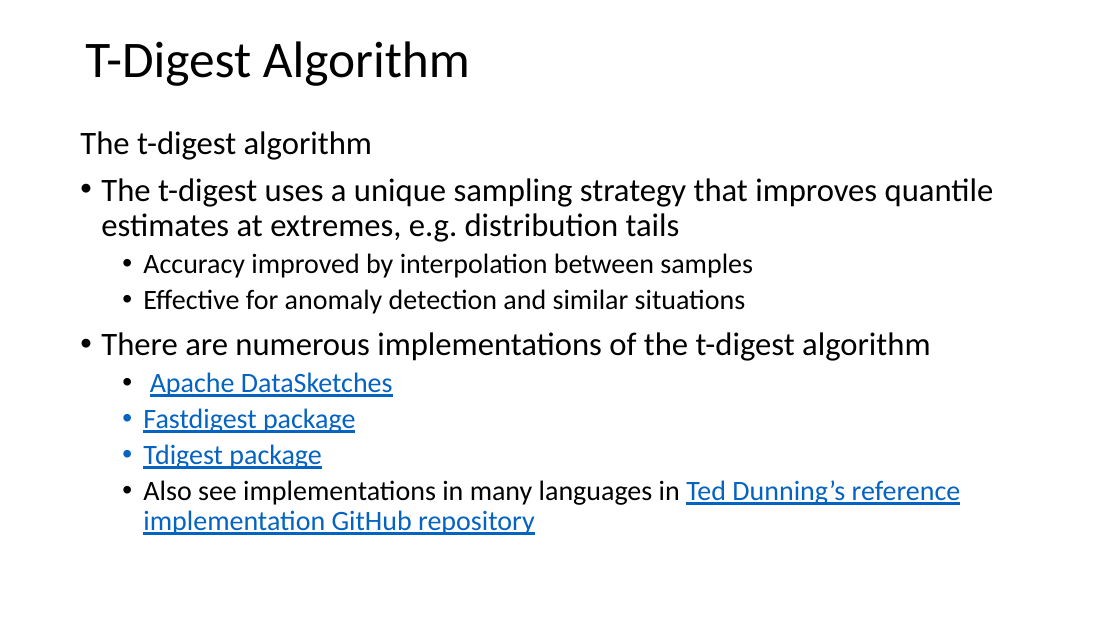
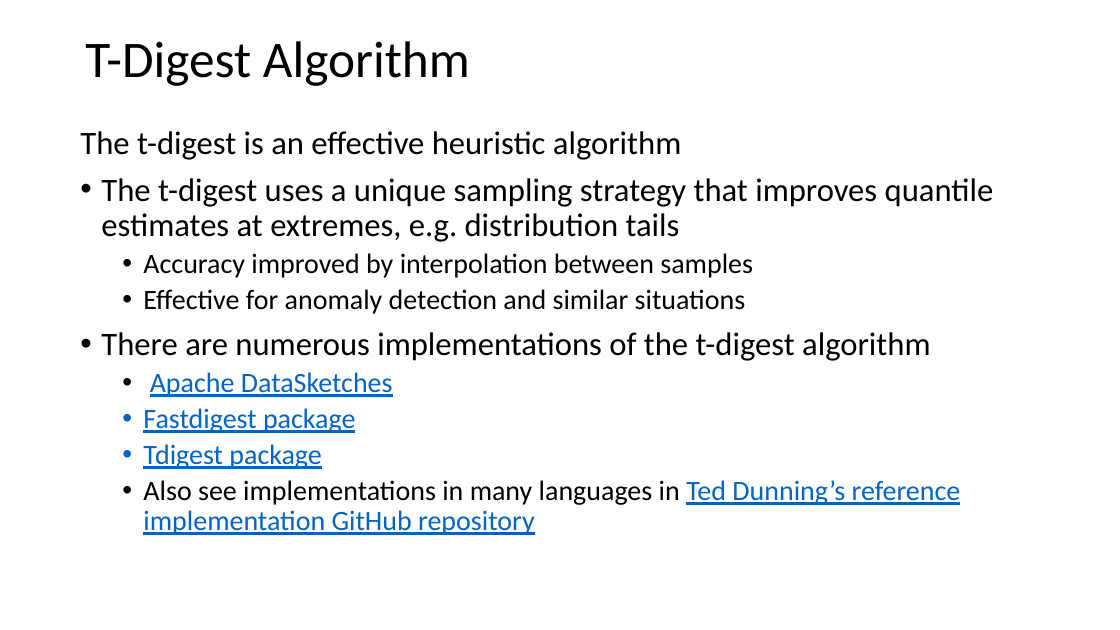
Before and after one commit to harelgabainew/school1, a slide deck: slide 112 of slides/2_StreamingAnalytics.pptx. Drawn at 1120x630 pixels with LibreOffice and Linux fonts; fonts in the diff are those of the drawing. Boxes give left, top, right and bottom in pixels: in the first picture for what was removed or moved away, otherwise in the second. Text is boxed around its words. In the diff, an @@ line names an element or a change of style, - is before the commit and + after.

```diff
--- a/slides/2_StreamingAnalytics.pptx
+++ b/slides/2_StreamingAnalytics.pptx
@@ text at (80,131,681,160): text changed @@
-The t-digest algorithm
+The t-digest is an effective heuristic algorithm
```
Also in this commit, not shown: 1 other slide changed, 3 slides added.
